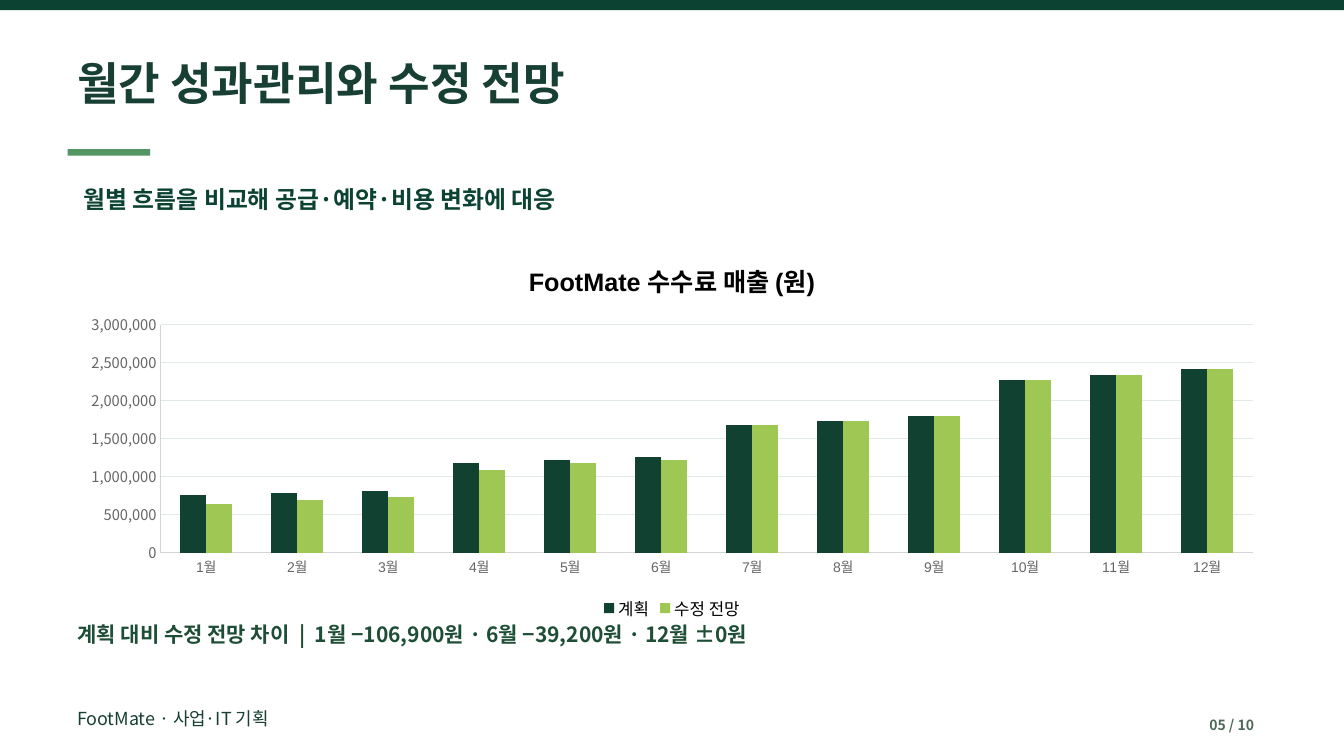
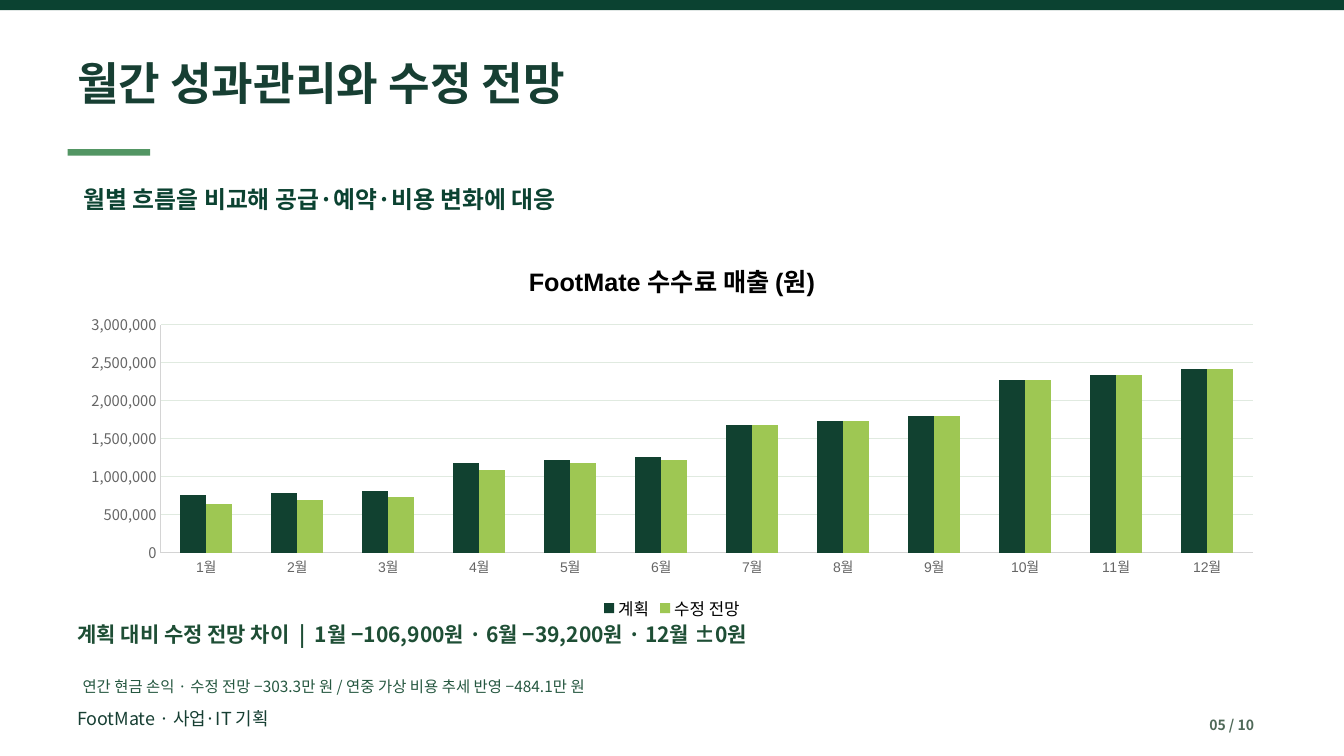
Before and after one commit to dohyunkimmm/footmate, a slide deck: slide 5 of src/case-study/downloads/footmate_report.pptx. Drawn at 1344x756 pixels with LibreOffice and Linux fonts; fonts in the diff are those of the drawing. Boxes give left, top, right and bottom in pixels: in the first picture for what was removed or moved away, otherwise in the second. Text is boxed around its words. In the diff, an @@ line names an element or a change of style, - is before the commit and + after.

Commit message:
docs: FootMate 포트폴리오 P0·P1·P2 개선 및 QA 완료
근거·수치 구분, 원본 XLSX/PPTX 정비, UI/UX 개선과 회귀·모바일·접근성 QA 반영

```diff
--- a/src/case-study/downloads/footmate_report.pptx
+++ b/src/case-study/downloads/footmate_report.pptx
@@ text added at [83, 679, 585, 694], 11 pt, text #255740 @@
+연간 현금 손익 · 수정 전망 −303.3만 원 / 연중 가상 비용 추세 반영 −484.1만 원
```
Also in this commit, not shown: 4 other slides changed, 14 other files.
